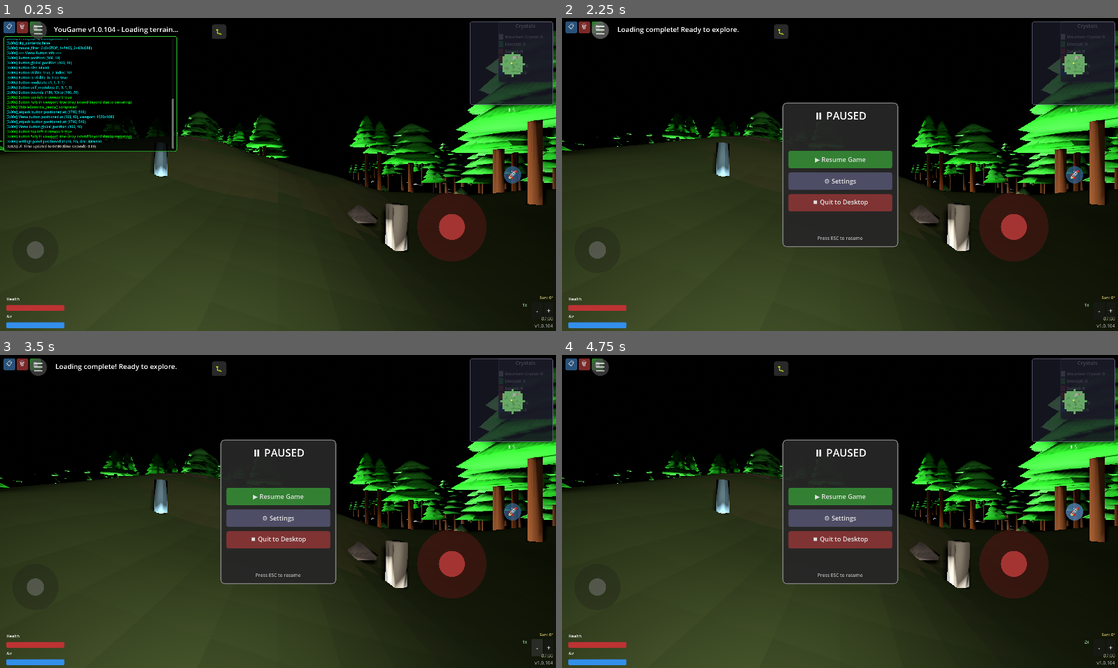
Above: before the commit, frames 1-4 (two rows, left to right).
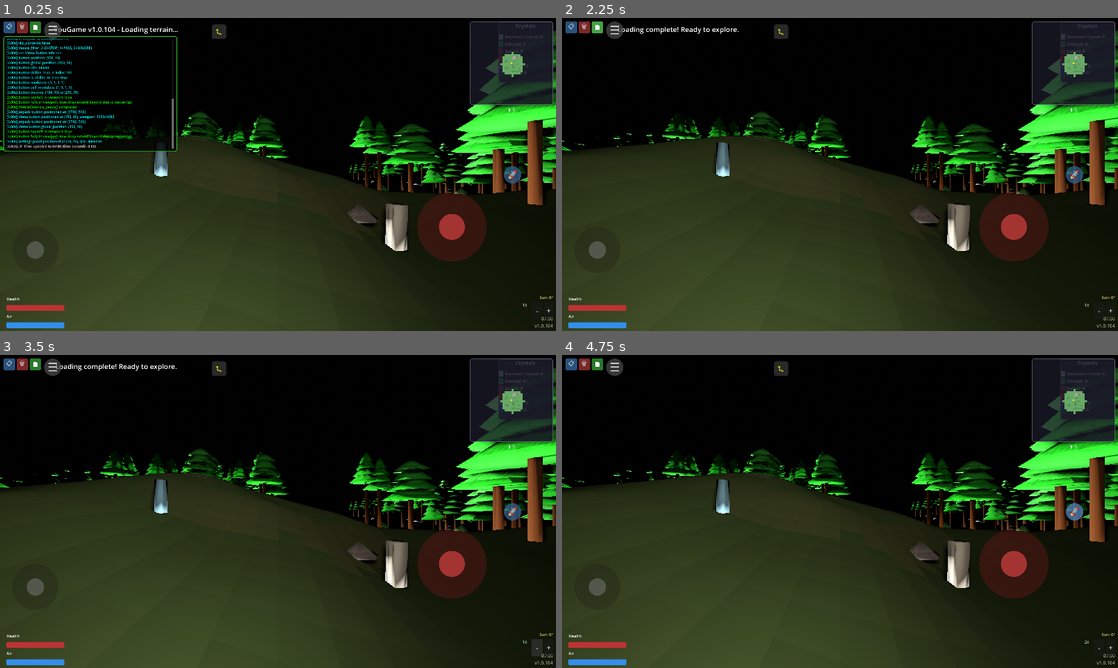
Above: after the commit, the same moments.

Repository: felix-dieterle/YouGame_godot4_public
Game: Godot game, scene res://scenes/main.tscn
Same seed, same stepped clock (60 frames per second), same inputs: the game is played once before the commit and once after it.
Inputs:
- Up to frame 1 (0.25 s): no input
- Up to frame 2 (2.25 s): click "📋" at 0.5 s; click "🗑" at 1.25 s; click "📄" at 2 s
- Up to frame 3 (3.5 s): click "-" at 2.75 s
- Up to frame 4 (4.75 s): click "+" at 3.5 s; click "🚀" at 4.25 s

The runs differ from the first frame. In frame 1, 0.3% of the frame differs, in the area x 5-14%, y 1-36%; in frame 2, 7.0%; in frame 3, 7.0%; in frame 4, 7.0%, in the area x 0-100%, y 1-74%.

Commit message:
Fix sun display to show 0° at game start and menu button overlap
Co-authored-by: felix-dieterle <1490062+felix-dieterle@users.noreply.github.com>

Diff:
--- a/scripts/day_night_cycle.gd
+++ b/scripts/day_night_cycle.gd
@@ -533,14 +533,14 @@
         return lerp(SUNRISE_END_ANGLE, SUNSET_START_ANGLE, time_ratio)
 
 # Get sun position in 0-180 degree range for display
-# 0° = sunrise, 90° = zenith/noon, 180° = sunset
+# 0° = game start (displayed sunrise), 90° = zenith/noon, 180° = sunset
 # Returns -1 during night when sun is not visible
 func get_sun_position_degrees() -> float:
     # During night, return -1 to indicate sun is not visible
     if is_night and not is_animating_sunrise:
         return -1.0
 
-    # Calculate time ratio (0.0 = sunrise, 0.5 = noon, 1.0 = sunset)
+    # Calculate time ratio (0.0 = game start, 0.5 = noon, 1.0 = sunset)
     var time_ratio: float = 0.0
 
     if is_animating_sunrise:
@@ -553,10 +553,16 @@
         time_ratio = 1.0  # At end of day (180°) during sunset
     else:
         # Normal day progression
-        time_ratio = current_time / DAY_CYCLE_DURATION
+        # Account for INITIAL_TIME_OFFSET_HOURS so that game start shows as 0°
+        # The initial offset makes the sun start higher for better brightness,
+        # but we want the display to show 0° at game start for intuitive UX
+        var initial_offset_time = DAY_CYCLE_DURATION * (INITIAL_TIME_OFFSET_HOURS / DAY_DURATION_HOURS)
+        time_ratio = (current_time - initial_offset_time) / (DAY_CYCLE_DURATION - initial_offset_time)
+        # Clamp to 0.0-1.0 range to handle edge cases
+        time_ratio = clamp(time_ratio, 0.0, 1.0)
 
     # Map 0.0-1.0 ratio to 0-180 degrees
-    # 0.0 (sunrise) -> 0°, 0.5 (noon) -> 90°, 1.0 (sunset) -> 180°
+    # 0.0 (game start) -> 0°, 0.5 (midpoint of playable day) -> 90°, 1.0 (sunset) -> 180°
     return time_ratio * 180.0
 
 # Update moon position based on time of day.
--- a/scripts/mobile_controls.gd
+++ b/scripts/mobile_controls.gd
@@ -659,8 +659,9 @@
 
     # Position button in top-left corner, next to debug buttons
     # Place it to the right of the debug overlay buttons (which are at the very left)
+    # Debug buttons: 3 buttons of 40px each with 5px spacing = 10 (margin) + 40 + 5 + 40 + 5 + 40 = 140px
     var viewport_size = get_viewport_rect().size
-    var button_x = 100.0  # Position to the right of debug buttons (which take ~90px)
+    var button_x = 150.0  # Position to the right of debug buttons (10 + 40 + 5 + 40 + 5 + 40 = 140px, plus 10px spacing)
     var button_y = 10.0   # Small margin from top
     menu_button.position = Vector2(button_x, button_y)
 
